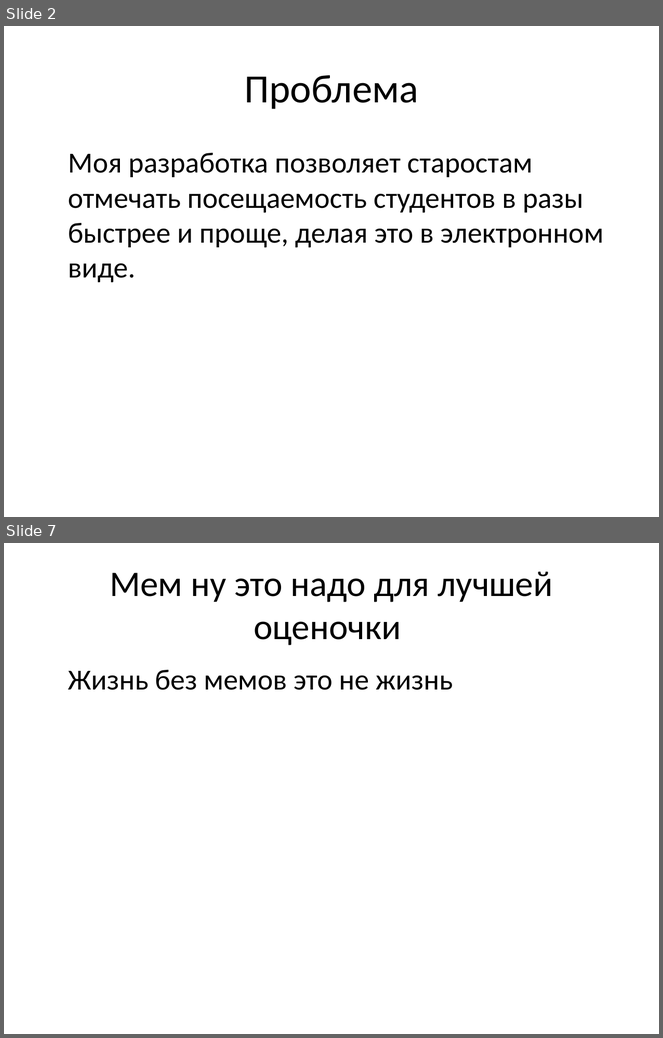
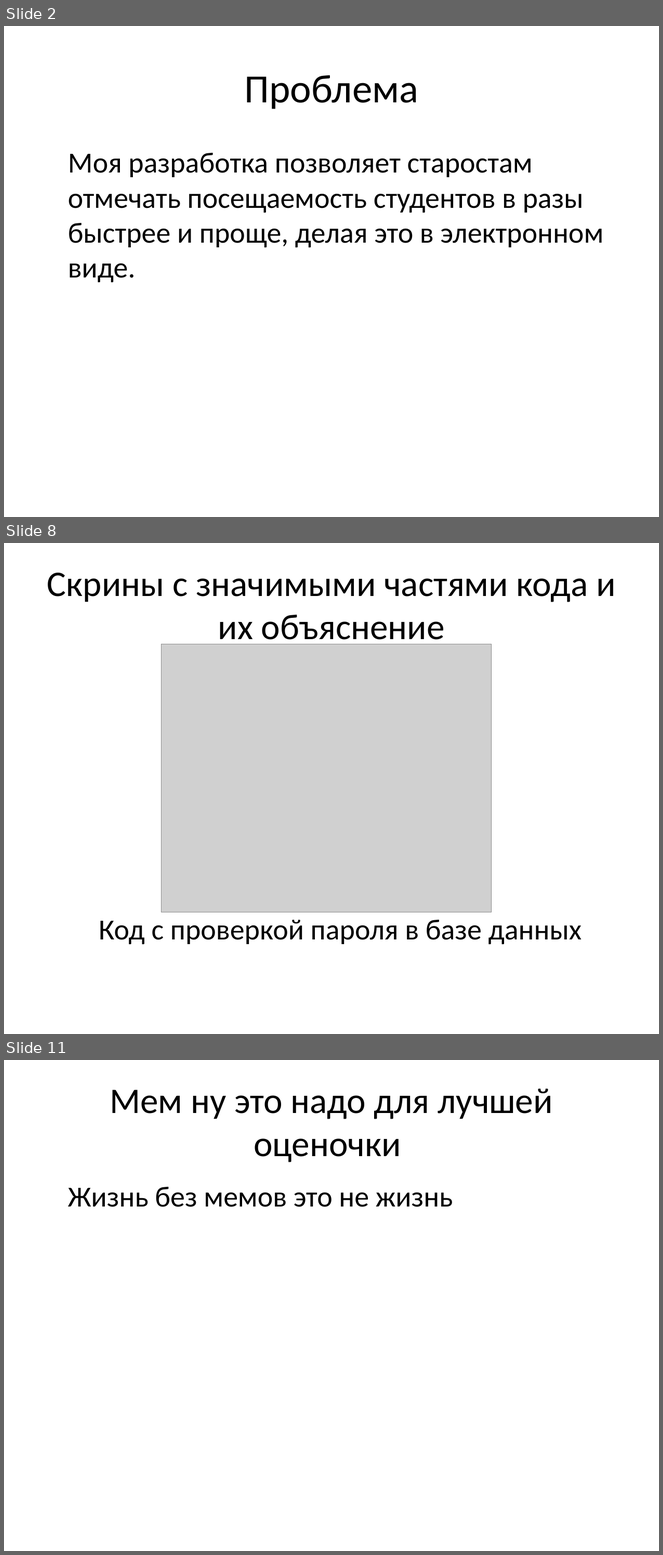
Before and after one commit to EnotikEk/UP_ISP223A, a slide deck: уп.pptx. Shown one above the other, each under a label of ours: slides 2 and 7 before the commit, slides 2, 8 and 11 after it; the slides between them are not shown. The pictures are 663x1038 and 663x1555 pixels, drawn with LibreOffice and Linux fonts; fonts in the diff are those of the drawing; grey boxes stand for pictures. Boxes give left, top, right and bottom in pixels: in the first picture for what was removed or moved away, otherwise in the second. Text is boxed around its words. In the diff, an @@ line names an element or a change of style, - is before the commit and + after.

```diff
--- a/уп.pptx
+++ b/уп.pptx
@@ slide 8 added at [4,543,659,1034], background #FFFFFF @@
@@ title added at [47,573,616,649], 39.6 pt, text #000000 @@
+Скрины с значимыми частями кода и их объяснение
@@ picture added at [161,644,491,913] @@
@@ text added at [99,920,582,945], 32 pt, text #000000 @@
+Код с проверкой пароля в базе данных
@@ what was slide 7 is now slide 11 @@
```
Also in this commit, not shown: 4 slides changed, 3 other slides added.
